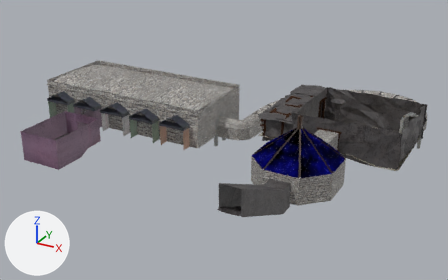
The Blender file Assets/Models/Demo Dungeon.blend: old version first, new version second.
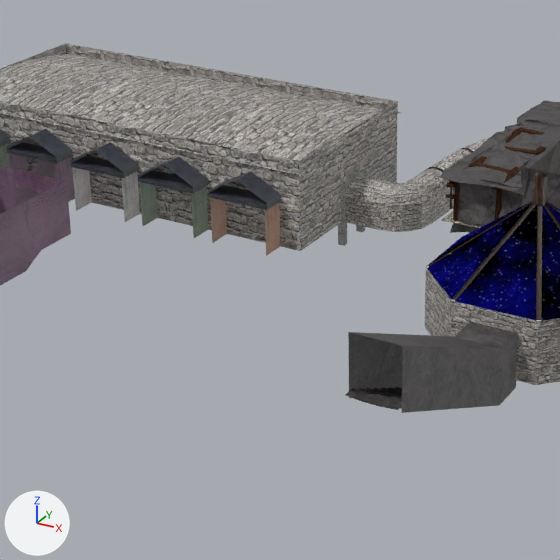
Each version appears first whole from a 50 mm lens placed at (17.6, -59.2, 27.3), pointed at (-13.4, -2.8, -0.9), and next in a close-up on the part from 16% to 69% of the width and 15% to 100% of the height. The axes (+X, +Y, +Z) are drawn at lower left. The lights are the same throughout. The first two pictures are the older version.

Before the edit, the objects in view are built like this:
```python
me_plane_006 = bpy.data.meshes.new('Plane.006')
me_plane_006.from_pydata(...)  # 12 vertices, 4 faces; spans x -0.27..0.27, y -1.62..1.02, z -0.74..0.99
me_plane_006.materials.append(mat_stone___dark)  # picture img_rock___darker_png
me_plane_024 = bpy.data.meshes.new('Plane.024')
me_plane_024.from_pydata(...)  # 29 vertices, 14 faces; spans x -23.7..1.0, y -4.2..4.0, z 0.0..5.2
me_plane_024.materials.append(mat_cobblestone)  # picture img_brick_wall_png
me_plane_025 = bpy.data.meshes.new('Plane.025')
me_plane_025.from_pydata(...)  # 6 vertices, 2 faces; spans x -0.27..0.27, y -1.62..1.02, z -0.07..0.99
me_plane_025.materials.append(mat_stone___dark)  # picture img_rock___darker_png
me_plane_027 = bpy.data.meshes.new('Plane.027')
me_plane_027.from_pydata(...)  # 132 vertices, 96 faces; spans x -0.27..0.27, y -1.69..1.02, z -0.64..0.4
me_plane_027.materials.append(mat_stone___dark)  # picture img_rock___darker_png
ob_outside_staircase = bpy.data.objects.new('Outside Staircase', me_plane_006)
ob_outside_staircase.location = (-1.54, -17.68, 2.3)
ob_outside_staircase.scale = (3.6, 3.6, 3.6)
ob_outside_staircase_001 = bpy.data.objects.new('Outside Staircase.001', me_plane_025)
ob_outside_staircase_001.location = (-1.54, -17.68, 2.3)
ob_outside_staircase_001.scale = (3.6, 3.6, 3.6)
ob_outside_staircase_002 = bpy.data.objects.new('Outside Staircase.002', me_plane_027)
ob_outside_staircase_002.location = (-1.54, -17.68, 2.3)
ob_outside_staircase_002.scale = (3.6, 3.6, 3.6)
ob_plane_002 = bpy.data.objects.new('Plane.002', me_plane_024)
ob_plane_002.location = (-20.85, 7.88, -5.32)
ob_plane_002.scale = (1.0, 1.36, 1.0)
# also in view: 'Blacksmitthing Room Roof.001' at (-1.5, -10.1, 4.7); 'Plane.015' at (-32.3, 2.8, -2.5); 'Plane.026' at (-27.6, 2.4, -4.0); 'Plane.018' at (-37.0, 2.8, -1.9); 'Plane.007' at (-7.4, 3.0, 0.9)
```
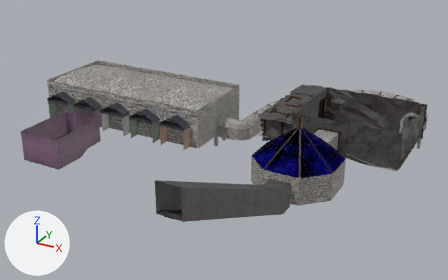
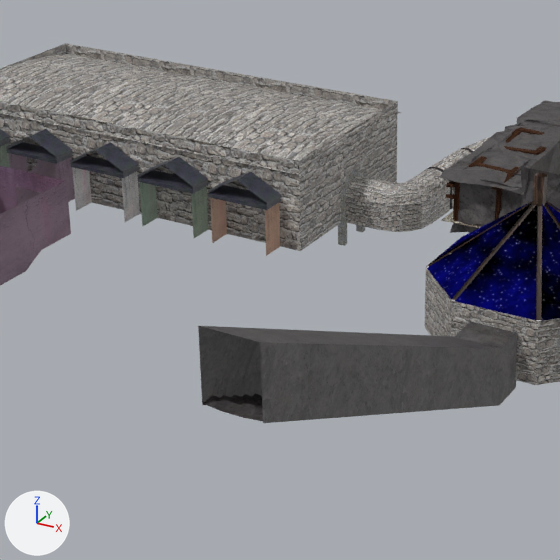
The change in detail:
me_plane_006 is used by ob_outside_staircase; location (-1.54, -17.68, 2.3); scale (3.6, 3.6, 3.6).
Verts and faces of me_plane_006; kept vertices keep their numbers, new ones are numbered from 12.
me_plane_006 had 12 vertices, 4 faces and spanned x -0.27..0.27, y -1.62..1.02, z -0.74..0.99.
me_plane_006 now has 20 vertices, 6 faces and spans x -0.27..0.27, y -3.84..1.02, z -0.74..2.06.
Part 1, on me_plane_006:
New vertex 12 is at (-0.27, -3.84, 1.4), pixel (202, 405).
New vertex 13 is at (0.27, -3.84, 1.4), pixel (262, 423).
New vertex 14 is at (-0.27, -3.84, 2.06), pixel (198, 325).
New vertex 15 is at (0.27, -3.84, 2.06), pixel (260, 342).
New vertices 16 to 19 stand at vertices 12 to 15, in that order, plus (0.0, 2.22, -1.07).
New faces: (12, 16, 18, 14), (13, 15, 19, 17).
me_plane_025 is used by ob_outside_staircase_001; location (-1.54, -17.68, 2.3); scale (3.6, 3.6, 3.6).
Verts and faces of me_plane_025; kept vertices keep their numbers, new ones are numbered from 6.
me_plane_025 had 6 vertices, 2 faces and spanned x -0.27..0.27, y -1.62..1.02, z -0.07..0.99.
me_plane_025 now has 10 vertices, 3 faces and spans x -0.27..0.27, y -3.84..1.02, z -0.07..2.06.
Part 2, on me_plane_025:
New vertex 6 is at (-0.27, -1.62, 0.99), pixel (348, 332).
New vertex 7 is at (0.27, -1.62, 0.99), pixel (402, 345).
New vertex 8 is at (-0.27, -3.84, 2.06), pixel (198, 325).
New vertex 9 is at (0.27, -3.84, 2.06), pixel (260, 342).
New faces: (6, 7, 9, 8).
me_plane_027 is used by ob_outside_staircase_002; location (-1.54, -17.68, 2.3); scale (3.6, 3.6, 3.6).
me_plane_027 had 132 vertices, 96 faces and spanned x -0.27..0.27, y -1.69..1.02, z -0.64..0.4.
me_plane_027 now has 256 vertices, 186 faces and spans x -0.27..0.27, y -3.84..1.02, z -0.64..1.41.
me_plane_027 part 3: a new loose piece of 124 vertices spanning x -0.27..0.27, y -3.84..-1.69, z 0.38..1.41, in mat_stone___dark (picture img_rock___darker_png).

Boxes (x1, y1, x2, y2) around the edits, measured in the close-ups (560 x 560 px):
'Outside Staircase', reshaped (88% wider, 20% taller)
    before: (348, 332, 518, 413)
    after: (198, 326, 518, 423)
'Outside Staircase.001', reshaped (89% wider)
    before: (350, 321, 517, 348)
    after: (201, 321, 517, 348)
'Outside Staircase.002', reshaped
    before: (346, 387, 402, 410)
    after: (202, 394, 263, 421)
part 1 of me_plane_006, added
    after: (198, 326, 402, 423)
part 2 of me_plane_025, added
    after: (201, 326, 401, 346)
part 3 of me_plane_027, added
    after: (202, 394, 263, 421)
